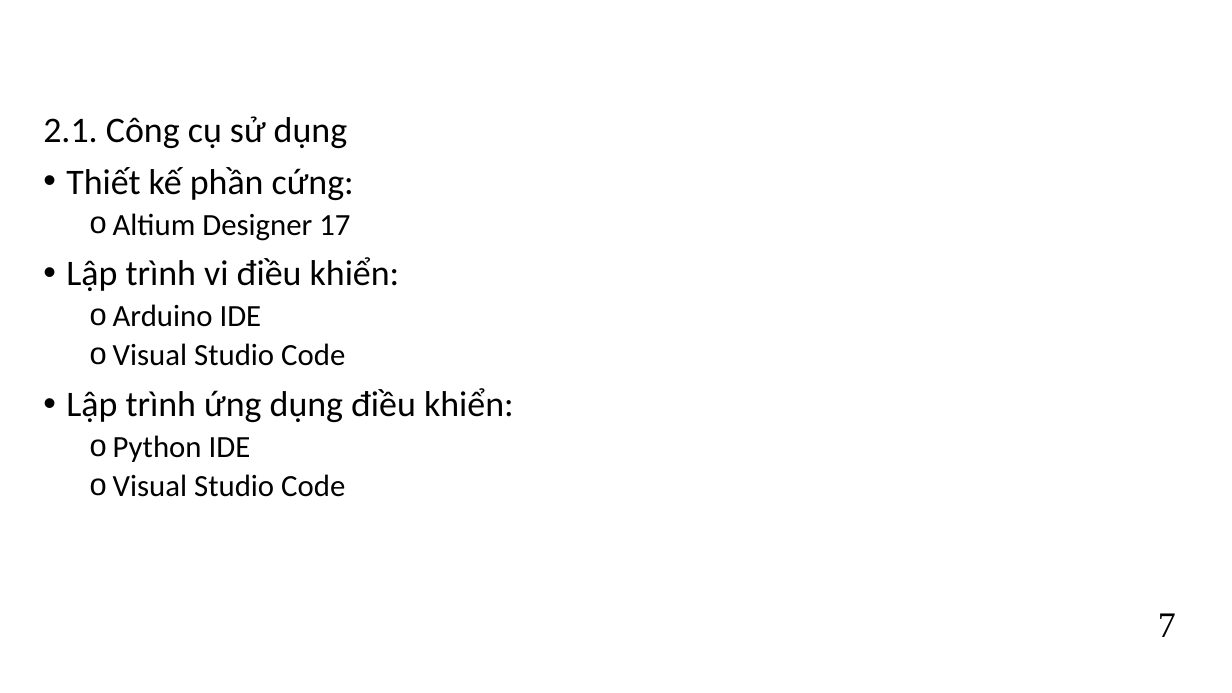
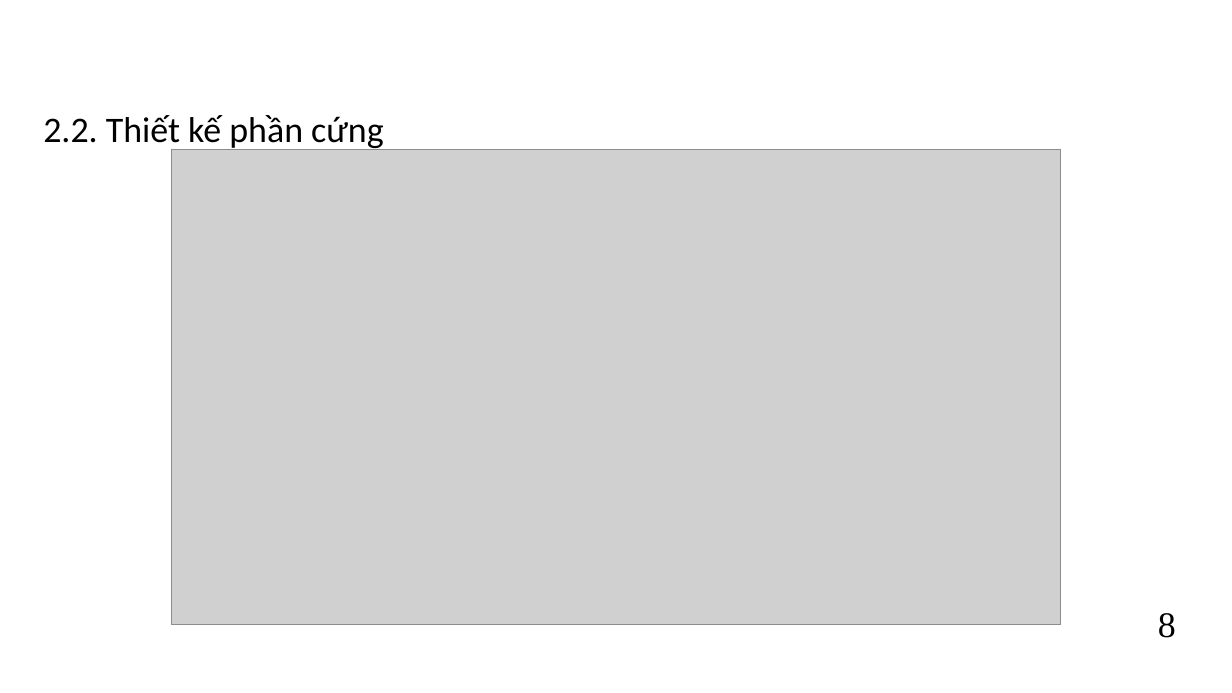
Before and after one commit to kurooroo/DATN, a slide deck: slide 11 of documents/Slide Đồ án tốt nghiệp_Nguyễn Tuấn Anh_REV1.pptx (slide 10 before the commit). Drawn at 1232x693 pixels with LibreOffice and Linux fonts; fonts in the diff are those of the drawing; grey boxes stand for pictures; background and template pictures are left out. Boxes give left, top, right and bottom in pixels: in the first picture for what was removed or moved away, otherwise in the second. Text is boxed around its words. In the diff, an @@ line names an element or a change of style, - is before the commit and + after.

```diff
--- a/documents/Slide Đồ án tốt nghiệp_Nguyễn Tuấn Anh_REV1.pptx
+++ b/documents/Slide Đồ án tốt nghiệp_Nguyễn Tuấn Anh_REV1.pptx
@@ text at bbox=[43, 115, 384, 151]: text changed @@
-2.1. Công cụ sử dụng
-• Thiết kế phần cứng:
-  o Altium Designer 17
-• Lập trình vi điều khiển:
-  o Arduino IDE
-  o Visual Studio Code
-• Lập trình ứng dụng điều khiển:
-  o Python IDE
-  o Visual Studio Code
+2.2. Thiết kế phần cứng
@@ picture added at bbox=[172, 150, 1061, 625] @@
@@ text at bbox=[1158, 613, 1176, 638]: text changed @@
-7
+8
```
Also in this commit, not shown: 12 other slides changed, 3 other files.
